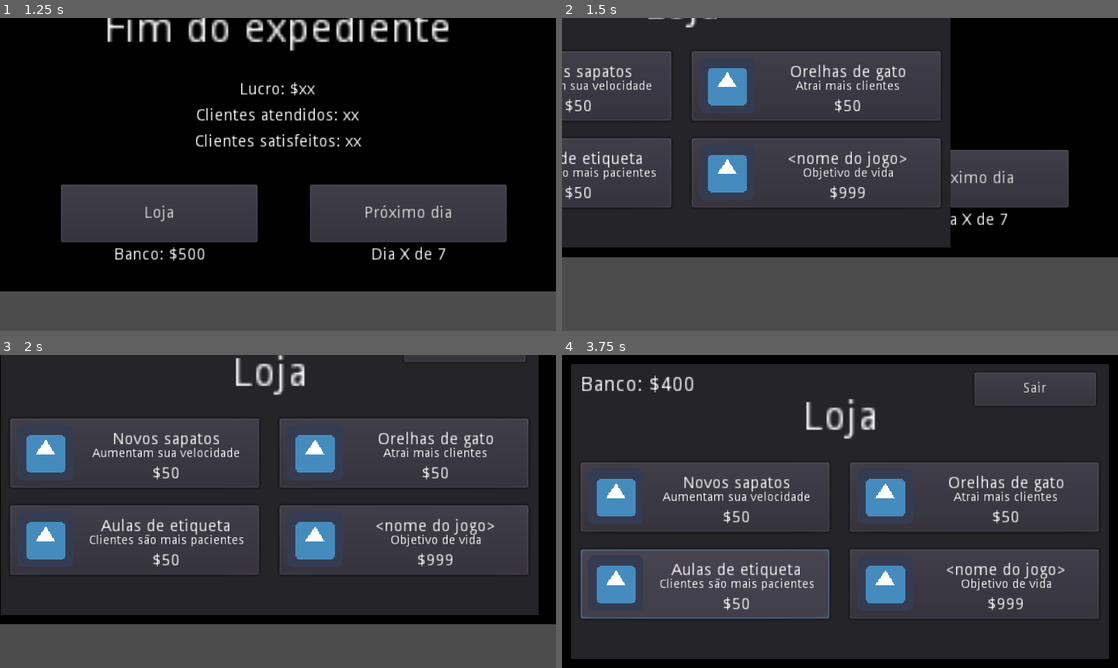
Above: before the commit, frames 1-4 (two rows, left to right).
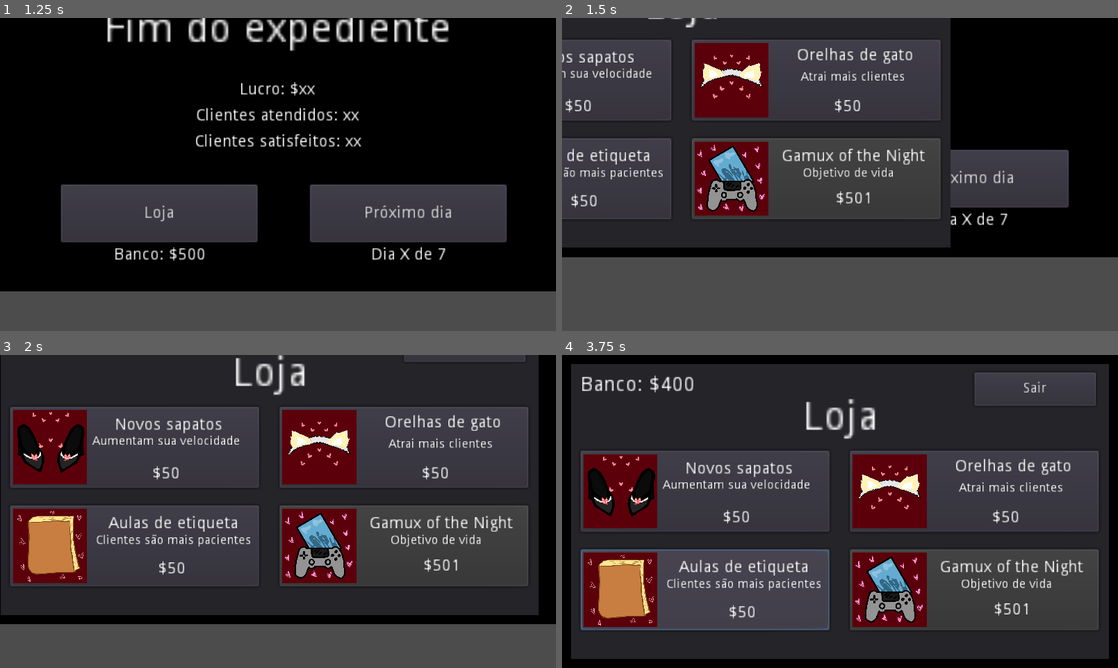
Above: after the commit, the same moments.

Repository: GamuxUnicamp/HLG-Jam-2
Game: Godot game, scene res://scenes/Summary.tscn
Same seed, same stepped clock (60 frames per second), same inputs: the game is played once before the commit and once after it. This scene is started directly instead of the project's main scene. The engine's default icon, where the game draws it, is replaced by a stand-in: a white triangle on a blue panel in a dark square.
Inputs (mouse positions are in pixels of both pictures, inside the frame that each line leads up to; where the layout moved, square brackets give the same spot in the first picture):
- Up to frame 1 (1.25 s): move the mouse to (400, 158) at 0.52 s; click (400, 158) at 0.6 s
- Up to frame 2 (1.5 s): click "Loja" at 1.25 s
- Up to frame 3 (2 s): no input
- Up to frame 4 (3.75 s): click "Próximo dia" at 2 s; click (706, 489) [706, 495] at 2.75 s; click "Loja" at 3.5 s

Frame 1 is identical in both runs. In frame 2, 12% of the frame differs, in the area x 0-69%, y 6-65%; in frame 3, 20%; in frame 4, 21%, in the area x 3-97%, y 30-88%.

Commit message:
Menu com imagens e inicio imagens cozinha.

Diff:
--- a/scenes/Countertop.tscn
+++ b/scenes/Countertop.tscn
@@ -33,6 +33,7 @@
 margin_top = -50.0
 margin_right = -452.667
 margin_bottom = 14.0
+rect_scale = Vector2( 0.4, 0.4 )
 step = 0.01
 value = 100.0
 texture_progress = ExtResource( 4 )
@@ -44,6 +45,7 @@
 margin_top = -50.0
 margin_right = -319.333
 margin_bottom = 14.0
+rect_scale = Vector2( 0.4, 0.4 )
 step = 0.01
 value = 100.0
 texture_progress = ExtResource( 4 )
@@ -55,6 +57,7 @@
 margin_top = -50.0
 margin_right = -186.0
 margin_bottom = 14.0
+rect_scale = Vector2( 0.4, 0.4 )
 step = 0.01
 value = 100.0
 texture_progress = ExtResource( 4 )
@@ -66,6 +69,7 @@
 margin_top = -50.0
 margin_right = -52.6667
 margin_bottom = 14.0
+rect_scale = Vector2( 0.4, 0.4 )
 step = 0.01
 value = 100.0
 texture_progress = ExtResource( 4 )
@@ -77,6 +81,7 @@
 margin_top = -50.0
 margin_right = 76.3375
 margin_bottom = 14.0
+rect_scale = Vector2( 0.4, 0.4 )
 step = 0.01
 value = 100.0
 texture_progress = ExtResource( 4 )
@@ -88,6 +93,7 @@
 margin_top = -50.0
 margin_right = 214.0
 margin_bottom = 14.0
+rect_scale = Vector2( 0.4, 0.4 )
 step = 0.01
 value = 100.0
 texture_progress = ExtResource( 4 )
@@ -99,6 +105,7 @@
 margin_top = -50.0
 margin_right = 347.333
 margin_bottom = 14.0
+rect_scale = Vector2( 0.4, 0.4 )
 step = 0.01
 value = 100.0
 texture_progress = ExtResource( 4 )
@@ -110,6 +117,7 @@
 margin_top = -50.0
 margin_right = 480.667
 margin_bottom = 14.0
+rect_scale = Vector2( 0.4, 0.4 )
 step = 0.01
 value = 100.0
 texture_progress = ExtResource( 4 )
--- a/scenes/Main_Menu.tscn
+++ b/scenes/Main_Menu.tscn
@@ -1,61 +1,54 @@
-[gd_scene load_steps=3 format=2]
+[gd_scene load_steps=4 format=2]
 
 [ext_resource path="res://scripts/Main_Menu.gd" type="Script" id=1]
-[ext_resource path="res://resource/black.jpg" type="Texture" id=2]
+[ext_resource path="res://resource/pintura-menu.png" type="Texture" id=2]
+[ext_resource path="res://resource/logotipo.png" type="Texture" id=3]
 
 [node name="Main_Menu" type="Node2D"]
 script = ExtResource( 1 )
 
 [node name="Background" type="Sprite" parent="."]
 position = Vector2( -3.4248, -3.4248 )
-scale = Vector2( 1.34017, 0.424166 )
 texture = ExtResource( 2 )
 centered = false
 
-[node name="GameName" type="Label" parent="."]
-margin_left = 697.007
-margin_top = 257.088
-margin_right = 826.007
-margin_bottom = 275.088
-rect_scale = Vector2( 4, 4 )
-text = "(Nome do jogo aqui)"
-
 [node name="PlayButton" type="Button" parent="."]
-margin_left = 807.543
-margin_top = 566.044
-margin_right = 939.543
-margin_bottom = 609.044
+margin_left = 1580.0
+margin_top = 710.0
+margin_right = 1712.0
+margin_bottom = 753.0
 rect_scale = Vector2( 2.32, 2.32 )
-text = "PLAY"
+text = "JOGAR"
 
 [node name="CreditsButton" type="Button" parent="."]
-margin_left = 807.543
-margin_top = 693.675
-margin_right = 939.543
-margin_bottom = 736.675
+margin_left = 1580.0
+margin_top = 830.0
+margin_right = 1712.0
+margin_bottom = 873.0
 rect_scale = Vector2( 2.32, 2.32 )
 text = "CRÉDITOS"
 
 [node name="ExitButton" type="Button" parent="."]
-margin_left = 809.815
-margin_top = 825.728
-margin_right = 941.815
-margin_bottom = 868.728
+margin_left = 1580.0
+margin_top = 950.0
+margin_right = 1712.0
+margin_bottom = 993.0
 rect_scale = Vector2( 2.32, 2.32 )
 text = "SAIR"
 
 [node name="CreditsPanel" type="Panel" parent="."]
 visible = false
-margin_left = 68.0
-margin_top = 37.0
-margin_right = 1838.0
-margin_bottom = 1031.0
+margin_left = 40.0
+margin_top = 20.0
+margin_right = 1880.0
+margin_bottom = 1050.0
 
 [node name="CreditsText" type="Label" parent="CreditsPanel"]
 margin_left = 29.6099
 margin_top = 14.8049
 margin_right = 317.61
 margin_bottom = 250.805
+rect_scale = Vector2( 2, 2 )
 text = ">Carlos
 
 >Alec
@@ -65,8 +58,13 @@
 >Arthur"
 
 [node name="CloseCreditsButton" type="Button" parent="CreditsPanel"]
-margin_left = 756.461
-margin_top = 932.4
-margin_right = 1006.46
-margin_bottom = 969.4
-text = "CLOSE"
+margin_left = 730.0
+margin_top = 940.0
+margin_right = 979.999
+margin_bottom = 977.0
+rect_scale = Vector2( 1.5, 1.5 )
+text = "FECHAR"
+
+[node name="Title" type="Sprite" parent="."]
+position = Vector2( 1681.41, 282.383 )
+texture = ExtResource( 3 )
--- a/scenes/Summary.tscn
+++ b/scenes/Summary.tscn
@@ -1,8 +1,11 @@
-[gd_scene load_steps=4 format=2]
+[gd_scene load_steps=7 format=2]
 
 [ext_resource path="res://scripts/Summary.gd" type="Script" id=1]
 [ext_resource path="res://resource/black.jpg" type="Texture" id=2]
-[ext_resource path="res://icon.png" type="Texture" id=3]
+[ext_resource path="res://resource/upgrade-sapatos.png" type="Texture" id=3]
+[ext_resource path="res://resource/upgrade-etiqueta.png" type="Texture" id=4]
+[ext_resource path="res://resource/upgrade-orelhas.png" type="Texture" id=5]
+[ext_resource path="res://resource/jogo-gamux.png" type="Texture" id=6]
 
 [node name="Shop" type="Node2D"]
 position = Vector2( 0, -1090 )
@@ -128,21 +131,21 @@
 position = Vector2( 32, 68 )
 
 [node name="Button" type="Button" parent="Shop/Shoes"]
-margin_top = 270.0
+margin_top = 230.0
 margin_right = 215.0
-margin_bottom = 330.0
+margin_bottom = 300.0
 rect_scale = Vector2( 4, 4 )
 
 [node name="Sprite" type="Sprite" parent="Shop/Shoes"]
-position = Vector2( 122, 388 )
-scale = Vector2( 3, 3 )
+position = Vector2( 138, 370 )
+scale = Vector2( 0.5, 0.5 )
 texture = ExtResource( 3 )
 
 [node name="Title" type="Label" parent="Shop/Shoes"]
-margin_left = 230.0
-margin_top = 300.0
-margin_right = 385.0
-margin_bottom = 323.0
+margin_left = 238.0
+margin_top = 250.0
+margin_right = 393.0
+margin_bottom = 273.0
 rect_scale = Vector2( 4, 4 )
 text = "Novos sapatos"
 align = 1
@@ -150,9 +153,9 @@
 
 [node name="Description" type="Label" parent="Shop/Shoes"]
 margin_left = 230.0
-margin_top = 362.0
+margin_top = 320.0
 margin_right = 437.0
-margin_bottom = 382.0
+margin_bottom = 340.0
 rect_scale = Vector2( 3, 3 )
 text = "Aumentam sua velocidade"
 align = 1
@@ -169,34 +172,33 @@
 valign = 1
 
 [node name="Etiquette" type="Node2D" parent="Shop"]
-editor/display_folded = true
 position = Vector2( 32, 368 )
 
 [node name="Button" type="Button" parent="Shop/Etiquette"]
 margin_top = 270.0
 margin_right = 215.0
-margin_bottom = 330.0
+margin_bottom = 340.0
 rect_scale = Vector2( 4, 4 )
 
 [node name="Sprite" type="Sprite" parent="Shop/Etiquette"]
-position = Vector2( 122, 388 )
-scale = Vector2( 3, 3 )
-texture = ExtResource( 3 )
+position = Vector2( 138, 410 )
+scale = Vector2( 0.5, 0.5 )
+texture = ExtResource( 4 )
 
 [node name="Title" type="Label" parent="Shop/Etiquette"]
-margin_left = 230.0
-margin_top = 300.0
-margin_right = 385.0
-margin_bottom = 323.0
+margin_left = 268.0
+margin_top = 290.0
+margin_right = 416.0
+margin_bottom = 313.0
 rect_scale = Vector2( 4, 4 )
 text = "Aulas de etiqueta"
 align = 1
 valign = 1
 
 [node name="Description" type="Label" parent="Shop/Etiquette"]
-margin_left = 230.0
+margin_left = 278.0
 margin_top = 362.0
-margin_right = 437.0
+margin_right = 469.0
 margin_bottom = 382.0
 rect_scale = Vector2( 3, 3 )
 text = "Clientes são mais pacientes"
@@ -204,45 +206,44 @@
 valign = 1
 
 [node name="Price" type="Label" parent="Shop/Etiquette"]
-margin_left = 230.0
-margin_top = 422.0
-margin_right = 385.0
-margin_bottom = 442.0
+margin_left = 278.0
+margin_top = 450.0
+margin_right = 419.0
+margin_bottom = 470.0
 rect_scale = Vector2( 4, 4 )
 text = "$50"
 align = 1
 valign = 1
 
 [node name="Cat_Ears" type="Node2D" parent="Shop"]
-editor/display_folded = true
 position = Vector2( 962, 68 )
 
 [node name="Button" type="Button" parent="Shop/Cat_Ears"]
-margin_top = 270.0
+margin_top = 230.0
 margin_right = 215.0
-margin_bottom = 330.0
+margin_bottom = 300.0
 rect_scale = Vector2( 4, 4 )
 
 [node name="Sprite" type="Sprite" parent="Shop/Cat_Ears"]
-position = Vector2( 122, 388 )
-scale = Vector2( 3, 3 )
-texture = ExtResource( 3 )
+position = Vector2( 138, 370 )
+scale = Vector2( 0.5, 0.5 )
+texture = ExtResource( 5 )
 
 [node name="Title" type="Label" parent="Shop/Cat_Ears"]
-margin_left = 230.0
-margin_top = 300.0
-margin_right = 385.0
-margin_bottom = 323.0
+margin_left = 278.0
+margin_top = 242.0
+margin_right = 421.0
+margin_bottom = 265.0
 rect_scale = Vector2( 4, 4 )
 text = "Orelhas de gato"
 align = 1
 valign = 1
 
 [node name="Description" type="Label" parent="Shop/Cat_Ears"]
-margin_left = 230.0
-margin_top = 362.0
-margin_right = 437.0
-margin_bottom = 382.0
+margin_left = 248.0
+margin_top = 330.0
+margin_right = 455.0
+margin_bottom = 350.0
 rect_scale = Vector2( 3, 3 )
 text = "Atrai mais clientes"
 align = 1
@@ -259,27 +260,27 @@
 valign = 1
 
 [node name="Game" type="Node2D" parent="Shop"]
-editor/display_folded = true
 position = Vector2( 962, 368 )
 
 [node name="Button" type="Button" parent="Shop/Game"]
 margin_top = 270.0
 margin_right = 215.0
-margin_bottom = 330.0
-rect_scale = Vector2( 4, 4 )
+margin_bottom = 340.0
+rect_scale = Vector2( 4, 4 )
+disabled = true
 
 [node name="Sprite" type="Sprite" parent="Shop/Game"]
-position = Vector2( 122, 388 )
-scale = Vector2( 3, 3 )
-texture = ExtResource( 3 )
+position = Vector2( 138, 410 )
+scale = Vector2( 0.5, 0.5 )
+texture = ExtResource( 6 )
 
 [node name="Title" type="Label" parent="Shop/Game"]
-margin_left = 230.0
-margin_top = 300.0
-margin_right = 385.0
-margin_bottom = 323.0
-rect_scale = Vector2( 4, 4 )
-text = "<nome do jogo>"
+margin_left = 278.0
+margin_top = 290.0
+margin_right = 419.0
+margin_bottom = 313.0
+rect_scale = Vector2( 4, 4 )
+text = "Gamux of the Night"
 align = 1
 valign = 1
 
@@ -294,10 +295,10 @@
 valign = 1
 
 [node name="Price" type="Label" parent="Shop/Game"]
-margin_left = 230.0
-margin_top = 422.0
-margin_right = 385.0
-margin_bottom = 442.0
+margin_left = 288.0
+margin_top = 440.0
+margin_right = 424.0
+margin_bottom = 460.0
 rect_scale = Vector2( 4, 4 )
 text = "$999"
 align = 1
--- a/scripts/Countertop.gd
+++ b/scripts/Countertop.gd
@@ -46,6 +46,7 @@
 						busy_slots += 1
 						slot.max_value = rand_range(5,10)
 						slot.value = 0
+						slot.texture_progress = load("res://resource/comida"+str(food.index)+".png")
 						slot.show()
 						break
 
--- a/scripts/Summary.gd
+++ b/scripts/Summary.gd
@@ -13,6 +13,7 @@
 	get_node('Shop/Etiquette/Button').connect('button_down', self, 'buy_etiquette')
 	get_node('Shop/Cat_Ears/Button').connect('button_down', self, 'buy_cat_ears')
 
+	get_node('Shop/Game/Price').text = '$'+str(Global.player_money+1)
 	go_down() # start animation
 
 # update money every frame
Binary file added: resource/historia-1.png
Not shown, added: resource/historia-1.png.import
Binary file added: resource/pintura-menu.png
Not shown, added: resource/pintura-menu.png.import
